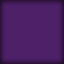
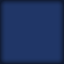
Layered file, before and after one edit (64×64). Changes by layer:
hid "Layer 1 copy 8", painted on it over bbox(0, 0, 64, 64)
showed "Layer 1", painted on it over bbox(0, 0, 64, 64)
